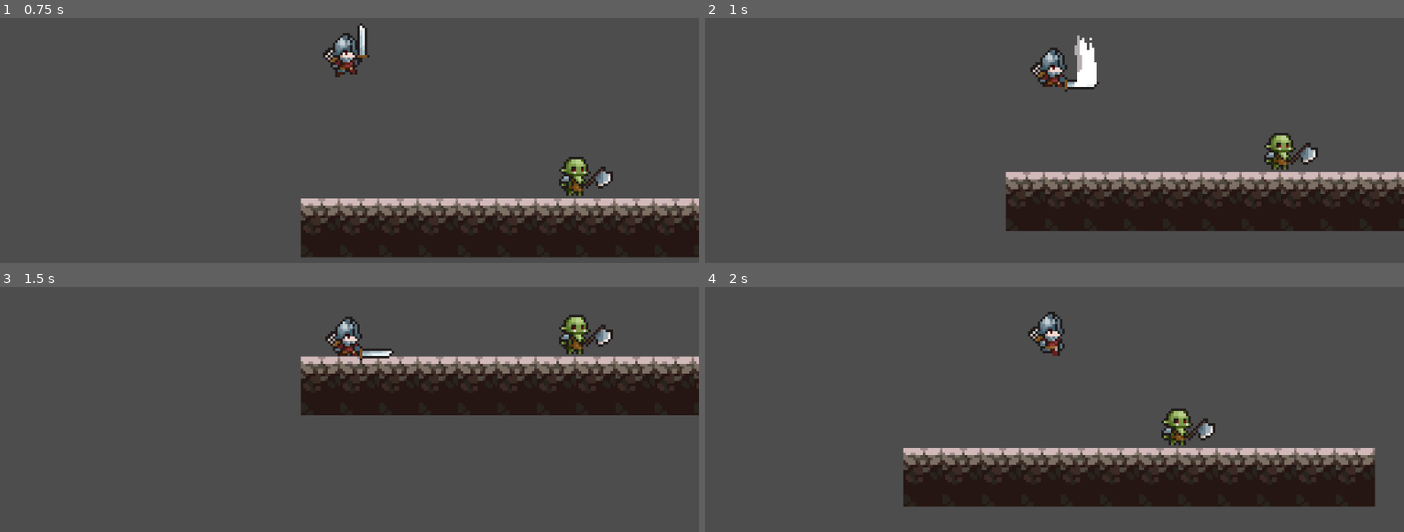
Above: before the commit, frames 1-4 (two rows, left to right).
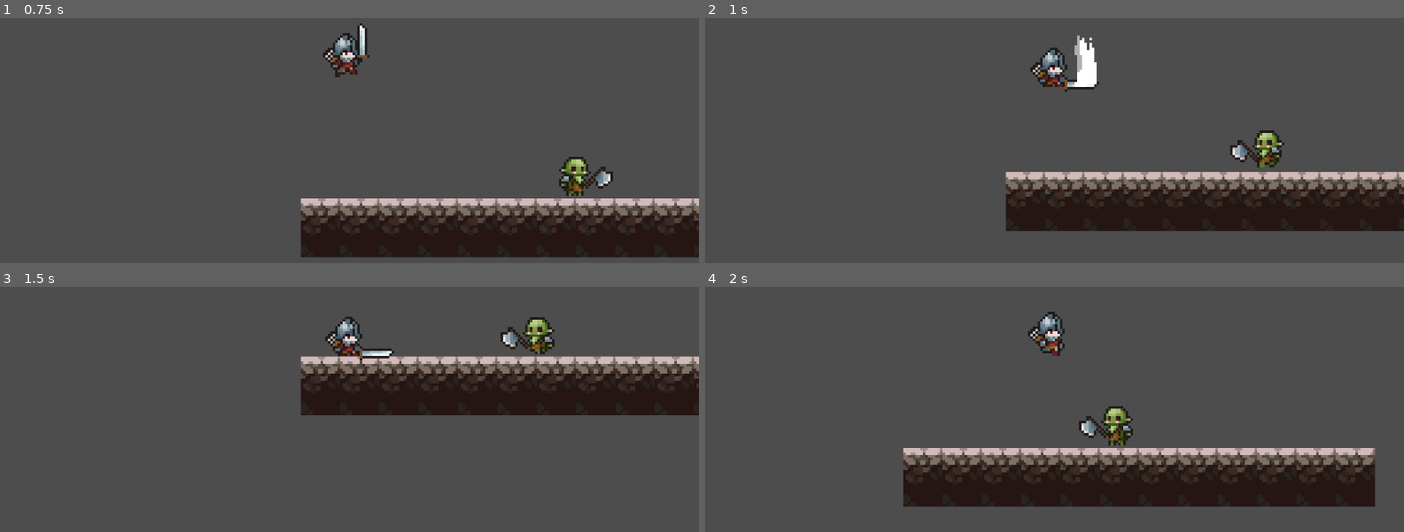
Above: after the commit, the same moments.

Repository: navyukth/2d-platformerr
Game: Godot game, scene res://Scenes/world.tscn
Two runs of this game, one before a commit and one after it. Both use one fixed random seed, a clock stepped at 60 frames per second and the inputs below.
Inputs:
- Up to frame 1 (0.75 s): tap Enter (ui_accept) at 0.5 s; hold D (Right) from 0.53 s (still down); hold X (Attack_heavy) from 0.53 s (still down)
- Up to frame 2 (1 s): keep holding D (Right); keep holding X (Attack_heavy); tap Enter (ui_accept) at 0.77 s
- Up to frame 3 (1.5 s): keep holding D (Right); release X (Attack_heavy) at 1.28 s; tap Z (Attack_lite) at 1.35 s
- Up to frame 4 (2 s): keep holding D (Right); tap Enter (ui_accept) at 1.52 s

Frame 1 is identical in both runs. In frame 2, 1.1% of the frame differs, in the area x 75-88%, y 45-62%; in frame 3, 1.4%, in the area x 71-88%, y 11-28%; in frame 4, 1.4%.

Commit message:
Enemy(State change bug fixed )
But need to figure out how to change ideal to wander animation more smoother

Diff:
--- a/Scenes/orc.tscn
+++ b/Scenes/orc.tscn
@@ -49,22 +49,6 @@
 "values": [0]
 }
 
-[sub_resource type="Animation" id="Animation_av1cy"]
-resource_name = "Wander"
-step = 0.15
-tracks/0/type = "value"
-tracks/0/imported = false
-tracks/0/enabled = true
-tracks/0/path = NodePath("Sprite2D:frame")
-tracks/0/interp = 1
-tracks/0/loop_wrap = true
-tracks/0/keys = {
-"times": PackedFloat32Array(0.0333333, 0.142857, 0.285714, 0.428571, 0.571429, 0.714286, 0.857143, 1),
-"transitions": PackedFloat32Array(1, 1, 1, 1, 1, 1, 1, 1),
-"update": 1,
-"values": [8, 9, 10, 11, 12, 13, 14, 15]
-}
-
 [sub_resource type="Animation" id="Animation_x04wx"]
 resource_name = "Stun"
 step = 0.2
@@ -79,6 +63,23 @@
 "transitions": PackedFloat32Array(1, 1, 1, 1, 1),
 "update": 1,
 "values": [32, 33, 34, 35, 0]
+}
+
+[sub_resource type="Animation" id="Animation_av1cy"]
+resource_name = "Wander"
+loop_mode = 1
+step = 0.15
+tracks/0/type = "value"
+tracks/0/imported = false
+tracks/0/enabled = true
+tracks/0/path = NodePath("Sprite2D:frame")
+tracks/0/interp = 1
+tracks/0/loop_wrap = true
+tracks/0/keys = {
+"times": PackedFloat32Array(0, 0.142857, 0.285714, 0.428571, 0.571429, 0.714286, 0.857143, 1),
+"transitions": PackedFloat32Array(1, 1, 1, 1, 1, 1, 1, 1),
+"update": 1,
+"values": [8, 9, 10, 11, 12, 13, 14, 15]
 }
 
 [sub_resource type="AnimationLibrary" id="AnimationLibrary_3f1tx"]
@@ -126,7 +127,6 @@
 libraries = {
 "": SubResource("AnimationLibrary_3f1tx")
 }
-autoplay = "Idle"
 
 [node name="Enemy_State_Machine" type="Node" parent="."]
 script = ExtResource("5_viium")
@@ -137,4 +137,5 @@
 
 [node name="Wander" type="Node" parent="Enemy_State_Machine" node_paths=PackedStringArray("next_state")]
 script = ExtResource("7_etwdj")
+state_animation = 0.7
 next_state = NodePath("../Idle")
--- a/Scripts/StateMachine/Enemies/enemy_state_machine.gd
+++ b/Scripts/StateMachine/Enemies/enemy_state_machine.gd
@@ -12,7 +12,7 @@
 
 # Called every frame. 'delta' is the elapsed time since the previous frame.
 func _process(delta: float) -> void:
-	#ChangeState(current_state.process( delta ))
+	ChangeState(current_state.Process( delta ))
 	pass
 
 func _physics_process(delta: float) -> void:
--- a/Scripts/StateMachine/Enemies/enemy_state_wander.gd
+++ b/Scripts/StateMachine/Enemies/enemy_state_wander.gd
@@ -7,8 +7,8 @@
 
 @export_category("AI")
 @export var state_animation : float = 1.0
-@export var state_cycles_min:int = 1
-@export var state_cycles_max:int = 3
+@export var state_cycles_min : int = 1
+@export var state_cycles_max : int = 3
 
 @export var next_state : EnemyState
 
@@ -33,7 +33,7 @@
 
 func Process(_delta : float)-> EnemyState:
 	_timer -= _delta
-	if _timer < 0:
+	if _timer <= 0:
 		return next_state
 	return null
 
